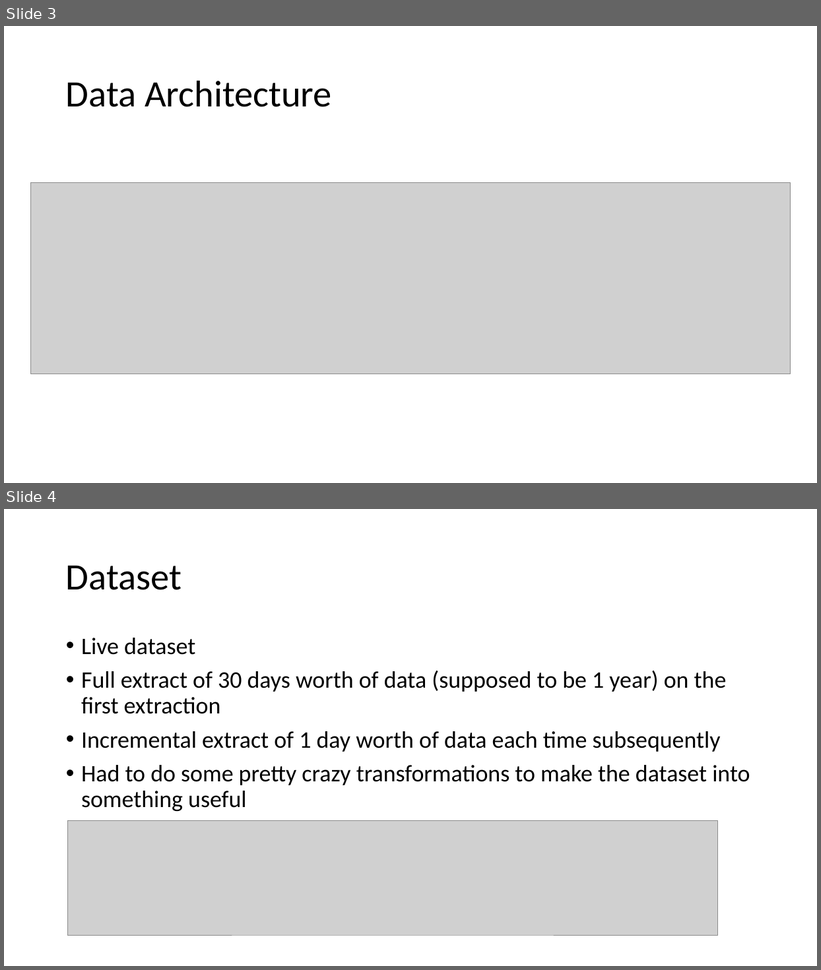
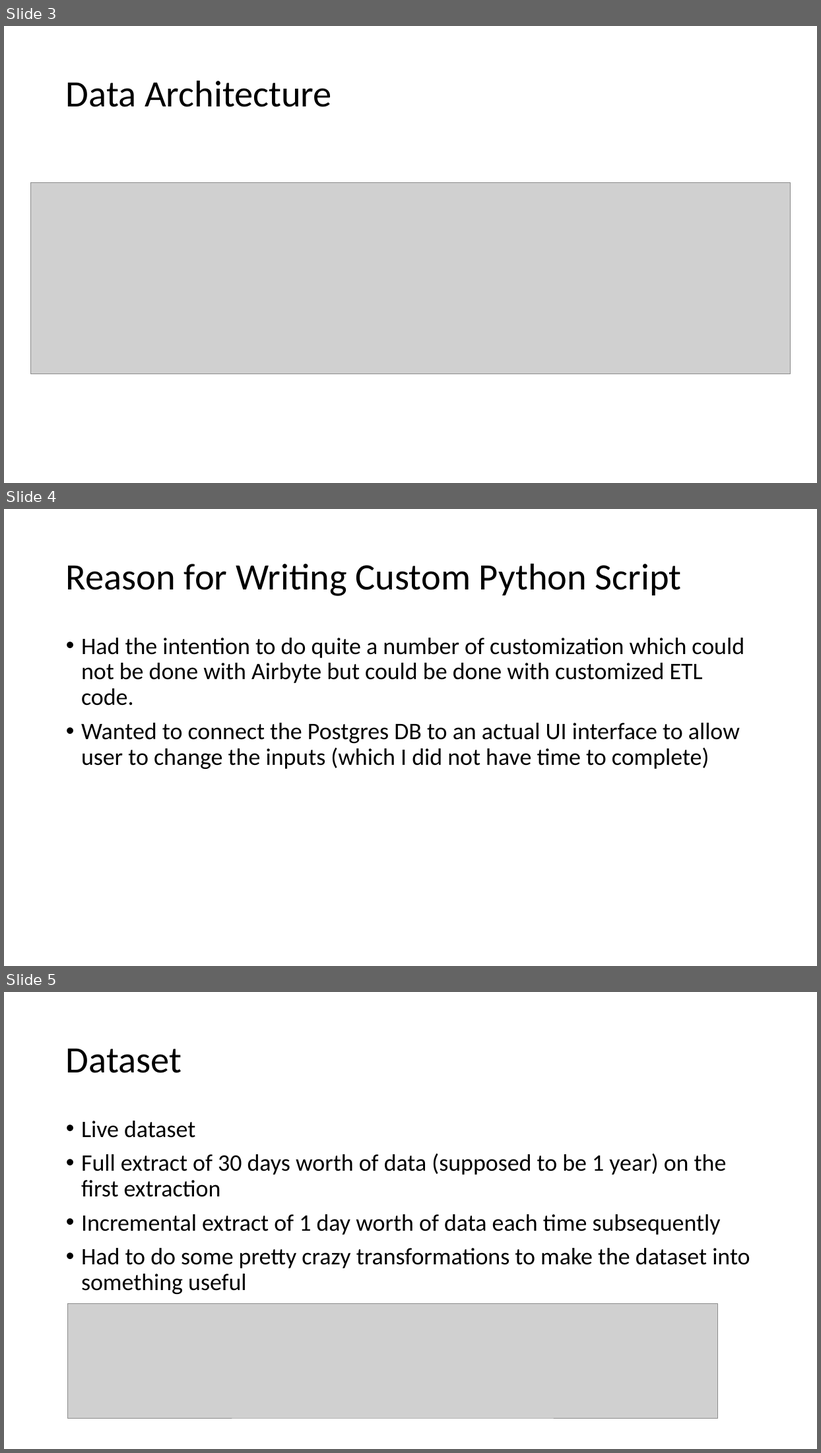
Before and after one commit to Quarky123/dataengineeringcamp-capstone, a slide deck: capstone presentation.pptx. Shown one above the other, each under a label of ours: slides 3 and 4 before the commit, slides 3, 4 and 5 after it. The pictures are 821x970 and 821x1453 pixels, drawn with LibreOffice and Linux fonts; fonts in the diff are those of the drawing; grey boxes stand for pictures. Boxes give left, top, right and bottom in pixels: in the first picture for what was removed or moved away, otherwise in the second. Text is boxed around its words. In the diff, an @@ line names an element or a change of style, - is before the commit and + after.

```diff
--- a/capstone presentation.pptx
+++ b/capstone presentation.pptx
@@ slide 4 added at (x1=4, y1=509, x2=817, y2=966), background #FFFFFF @@
@@ title added at (x1=66, y1=563, x2=682, y2=596), 44 pt, text #000000 @@
+Reason for Writing Custom Python Script
@@ text added at (x1=81, y1=638, x2=745, y2=769), 28 pt, text #000000 @@
+• Had the intention to do quite a number of customization which could not be done with Airbyte but could be done with customized ETL code.
+• Wanted to connect the Postgres DB to an actual UI interface to allow user to change the inputs (which I did not have time to complete)
@@ what was slide 4 is now slide 5 @@
```
Also in this commit, not shown: 1 slide changed, 1 other slide added.
